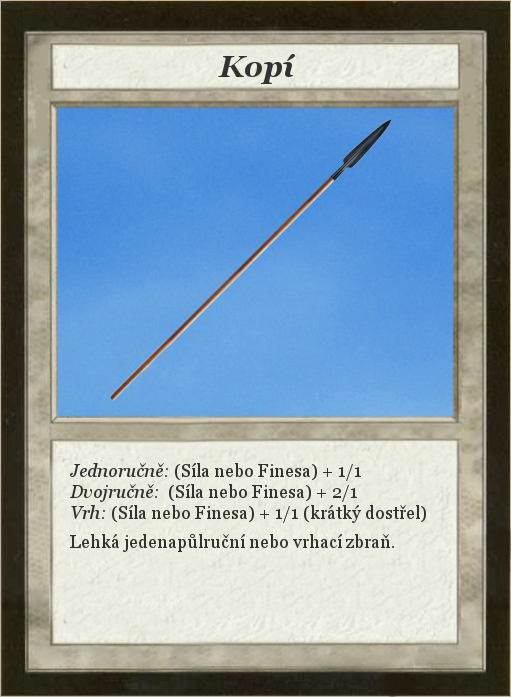
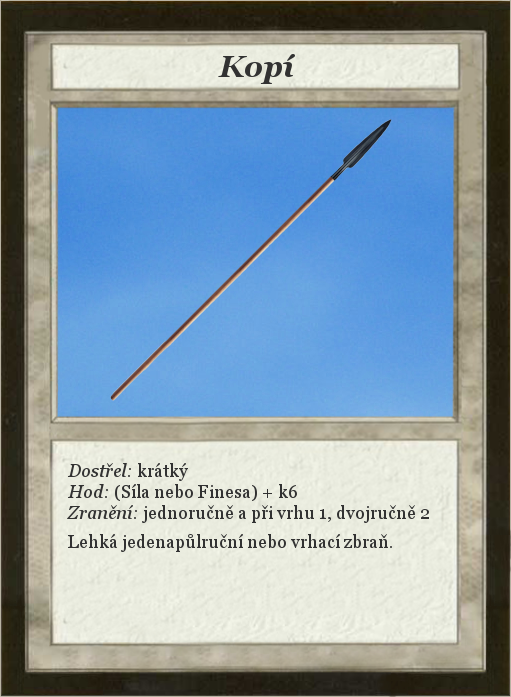
Layered file, before and after one edit (511px x 697px). Changes by layer:
renamed "Jednoručně: (Síla nebo Finesa)..." to "Dostřel: krátký ...", painted on it over [67,463,429,552]
